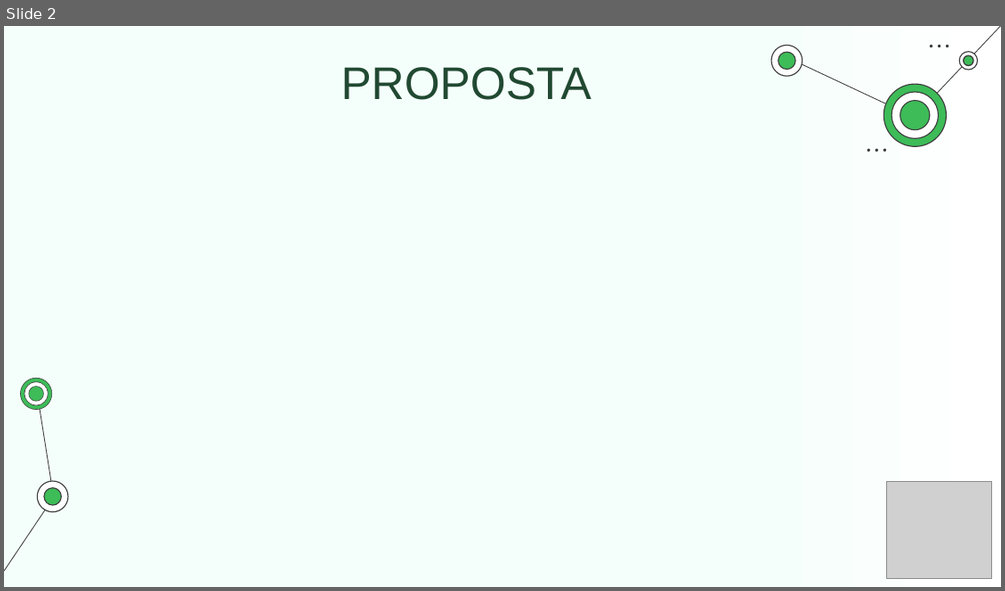
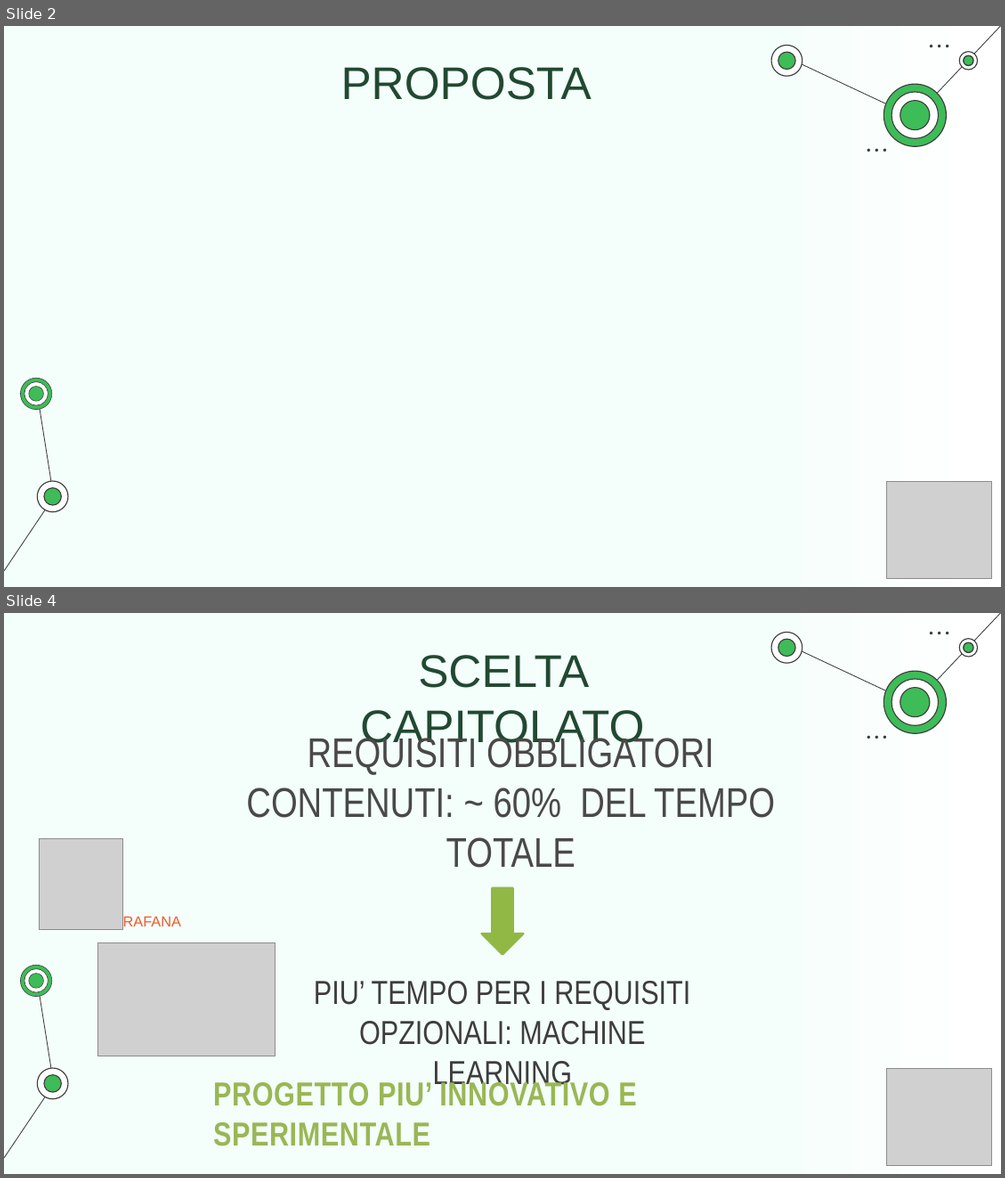
Before and after one commit to Club-Swendwich/Documenti, a slide deck: presentazioni/PresentazioneCandidatura.pptx. Shown one above the other, each under a label of ours: slide 2 before the commit, slides 2 and 4 after it; the slides between them are not shown. The pictures are 1005x591 and 1005x1178 pixels, drawn with LibreOffice and Linux fonts; fonts in the diff are those of the drawing; grey boxes stand for pictures. Boxes give left, top, right and bottom in pixels: in the first picture for what was removed or moved away, otherwise in the second. Text is boxed around its words. In the diff, an @@ line names an element or a change of style, - is before the commit and + after.

```diff
--- a/presentazioni/PresentazioneCandidatura.pptx
+++ b/presentazioni/PresentazioneCandidatura.pptx
@@ slide 4 added at (4,613,1001,1174), background gradient #F4FEFA to #FFFFFF; not listed: 34 template elements that a slide beside it also shows @@
@@ title added at (360,655,644,751), 44 pt, text #214932 @@
+SCELTA CAPITOLATO
@@ text added at (246,734,775,868), 40 pt, text #494949 @@
+REQUISITI OBBLIGATORI CONTENUTI: ~ 60% DEL TEMPO TOTALE
@@ picture added at (39,838,123,929) @@
@@ right arrow added at (481,888,524,955), fill #91B844, outline #91B844 2 pt @@
@@ text added at (112,915,181,930), 14 pt, text #F15A29 @@
+GRAFANA
@@ picture added at (97,943,275,1055) @@
@@ text added at (314,981,690,1090), 32 pt, text #3D3D3D @@
+PIU’ TEMPO PER I REQUISITI OPZIONALI: MACHINE LEARNING
@@ text added at (213,1078,636,1146), 32 pt, text #99B755, bold @@
+PROGETTO PIU’ INNOVATIVO E SPERIMENTALE
@@ picture added at (887,1069,992,1166) @@
```
Also in this commit, not shown: 2 slides changed, 3 other slides added, 2 slides removed.
